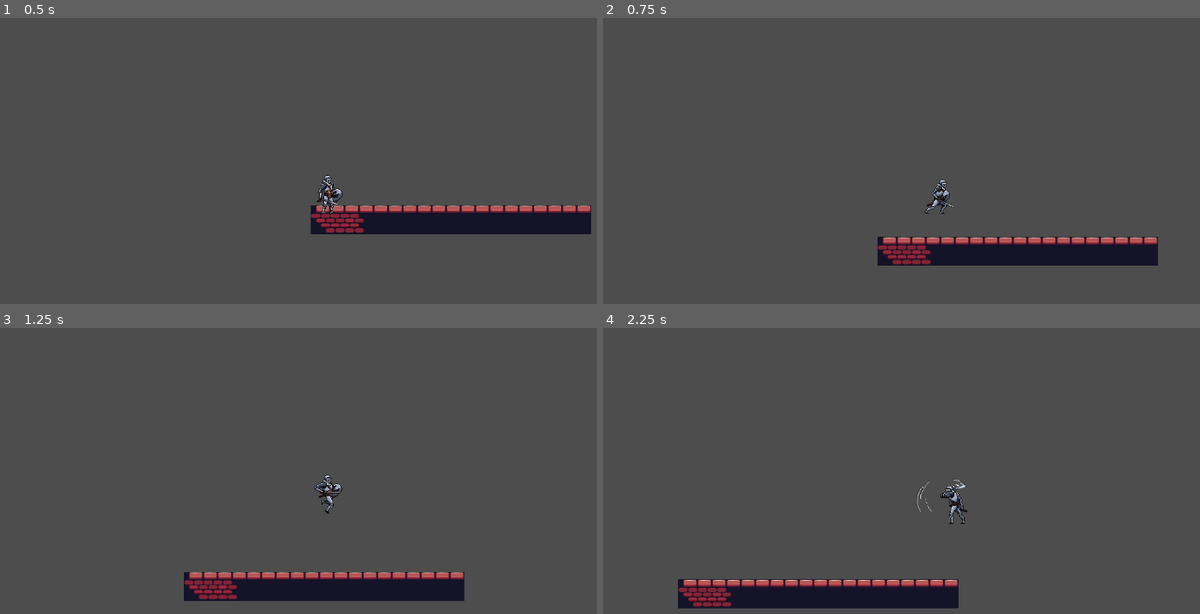
Above: before the commit, frames 1-4 (two rows, left to right).
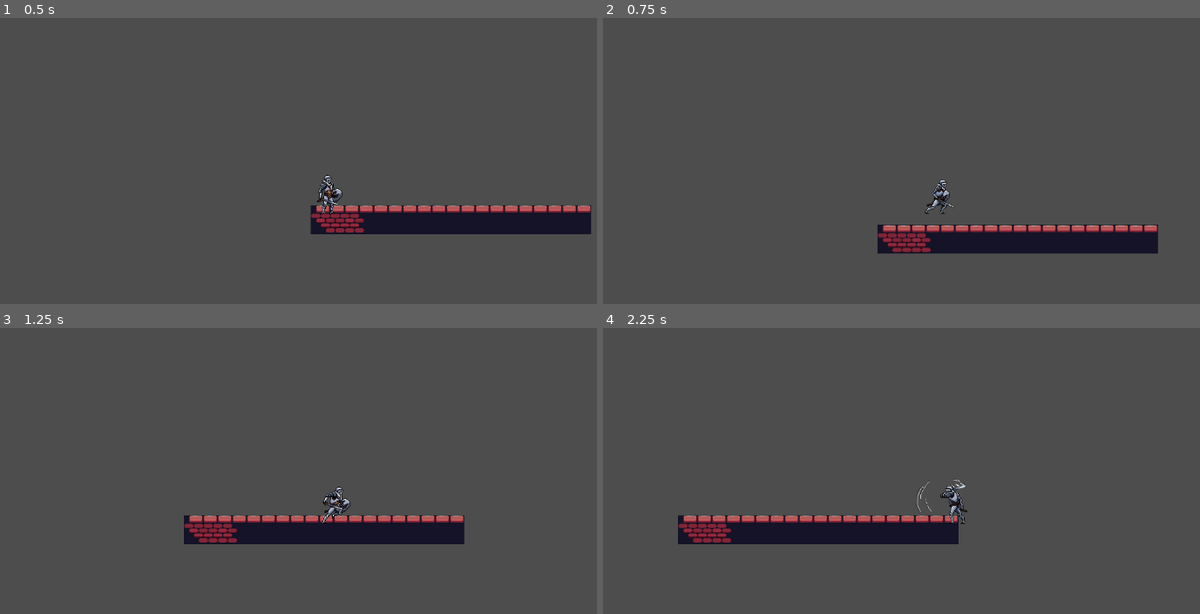
Above: after the commit, the same moments.

Repository: NandaP24/game-project
Game: Godot game, scene res://Assets/Scenes/Area/platform.tscn
The game is run twice, just before and just after one commit, with the same random seed, the same clock (stepped at 60 frames per second) and the same inputs.
Inputs:
- Up to frame 1 (0.5 s): no input
- Up to frame 2 (0.75 s): hold D (move_right) from 0.53 s (still down); tap W (jump) at 0.6 s
- Up to frame 3 (1.25 s): keep holding D (move_right); tap W (jump) at 0.77, 1.07 s
- Up to frame 4 (2.25 s): tap Space (attack) at 1.35 s; tap W (jump) at 1.52, 1.55, 1.82, 2.1 s; release D (move_right) at 2.03 s; hold A (move_left) from 2.03 s (still down)

Frame 1 is identical in both runs. In frame 2, 5.3% of the frame differs, in the area x 45-93%, y 72-87%; in frame 3, 9.8%, in the area x 30-78%, y 51-96%; in frame 4, 9.6%.

Commit message:
Update mc_controller.gd

Diff:
--- a/Assets/Scripts/mc_controller.gd
+++ b/Assets/Scripts/mc_controller.gd
@@ -2,7 +2,7 @@
 class_name MCController
 
 @export var speed = 10.0
-@export var jump_power = 15
+@export var jump_power = 10
 
 var speed_multiplier = 30.0
 var jump_multiplier = -30.0
